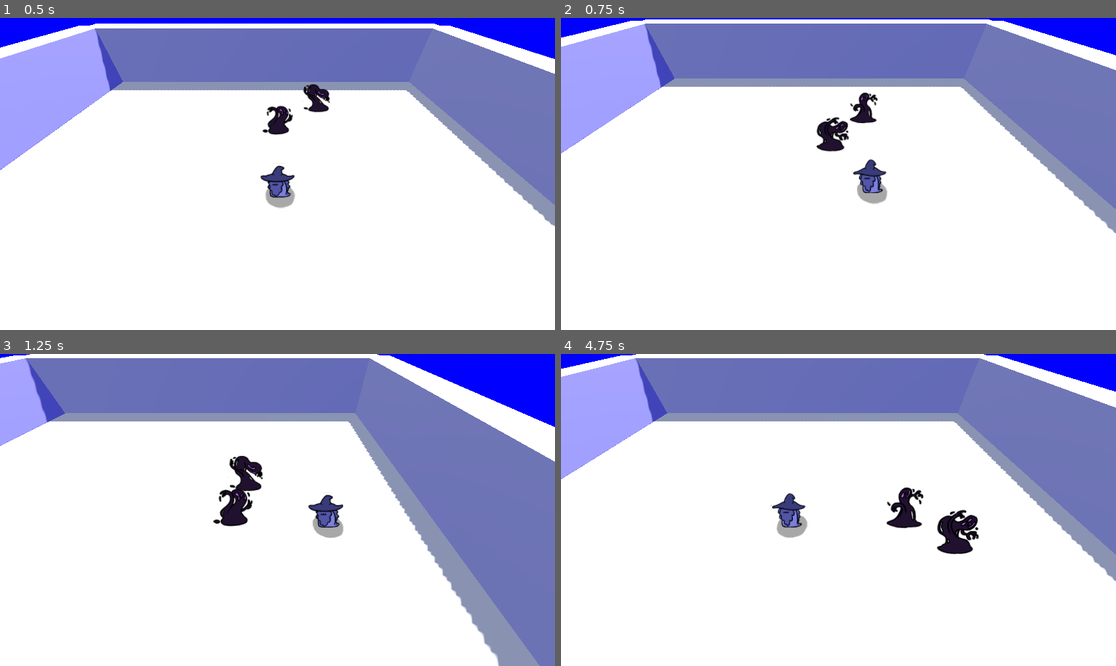
Above: before the commit, frames 1-4 (two rows, left to right).
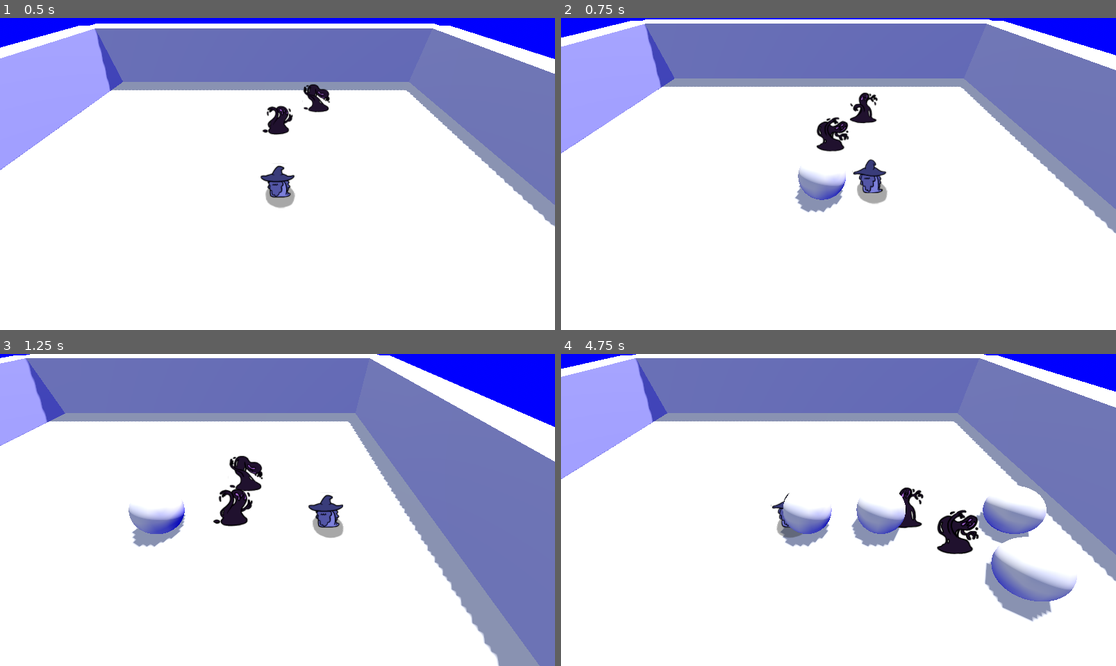
Above: after the commit, the same moments.

Repository: YhagoTomasini/GMTK_026
Game: Godot game, scene res://Scenes/world.tscn
Two runs of this game, one before a commit and one after it. Both use one fixed random seed, a clock stepped at 60 frames per second and the inputs below.
Inputs (mouse positions are in pixels of both pictures, inside the frame that each line leads up to):
- Up to frame 1 (0.5 s): no input
- Up to frame 2 (0.75 s): tap Enter (ui_accept) at 0.5 s; move the mouse to (960, 158) at 0.52 s; hold Right (ui_right) from 0.53 s (still down); hold Right mouse button (magic, bound only after the commit) from 0.53 s (still down)
- Up to frame 3 (1.25 s): keep holding Right (ui_right); keep holding Right mouse button (magic, bound only after the commit); tap Enter (ui_accept) at 0.77 s
- Up to frame 4 (4.75 s): move the mouse to (727, 525) at 1.27 s; release Right (ui_right) at 1.28 s; release Right mouse button (magic, bound only after the commit) at 1.28 s; hold Down (ui_down) 1.28-2.03 s; click (727, 525) at 1.35 s; tap Enter (ui_accept) at 1.52, 3.02, 3.77, 4.52 s; right-click (727, 525) at 1.55 s; move the mouse to (894, 441) at 2.02 s; hold Right (ui_right) 2.03-2.78 s; hold Right mouse button (magic, bound only after the commit) 2.03-2.78 s; move the mouse to (810, 572) at 2.77 s; hold Up (ui_up) 2.78-3.53 s; right-click (810, 572) at 2.85 s; move the mouse to (1005, 556) at 3.52 s; press the mouse at (1005, 556) at 3.53 s; hold Left (ui_left) from 3.53 s (still down); right-click (1005, 556) at 3.8 s; move the mouse to (672, 463) at 4.27 s; release the mouse at (672, 463) at 4.28 s; right-click (672, 463) at 4.35 s

Frame 1 is identical in both runs. In frame 2, 0.9% of the frame differs, in the area x 42-52%, y 48-63%; in frame 3, 1.0%; in frame 4, 5.3%, in the area x 39-93%, y 42-86%.

Commit message:
testes de magia

Diff:
--- /dev/null
+++ b/gmtk-026/Prefabs/Magic/fireball.tscn
@@ -0,0 +1,16 @@
+[gd_scene load_steps=4 format=3 uid="uid://c0jdlywdd6iy5"]
+
+[ext_resource type="Script" uid="uid://h26kroqyeb2o" path="res://Scripts/fireball.gd" id="1_8uf5a"]
+
+[sub_resource type="SphereMesh" id="SphereMesh_rxm5v"]
+
+[sub_resource type="SphereShape3D" id="SphereShape3D_8uf5a"]
+
+[node name="fireball" type="Area3D"]
+script = ExtResource("1_8uf5a")
+
+[node name="MeshInstance3D" type="MeshInstance3D" parent="."]
+mesh = SubResource("SphereMesh_rxm5v")
+
+[node name="CollisionShape3D" type="CollisionShape3D" parent="."]
+shape = SubResource("SphereShape3D_8uf5a")
--- a/gmtk-026/Prefabs/player.tscn
+++ b/gmtk-026/Prefabs/player.tscn
@@ -1,6 +1,7 @@
-[gd_scene load_steps=13 format=3 uid="uid://d0tch211y343j"]
+[gd_scene load_steps=14 format=3 uid="uid://d0tch211y343j"]
 
 [ext_resource type="Script" uid="uid://ce0sp0rllv88i" path="res://Scripts/Main_character.gd" id="1_2nftw"]
+[ext_resource type="PackedScene" uid="uid://c0jdlywdd6iy5" path="res://Prefabs/Magic/fireball.tscn" id="2_hck1p"]
 [ext_resource type="Texture2D" uid="uid://cfkl6r3ab47hw" path="res://Assets/spritesheet.png" id="3_2nftw"]
 [ext_resource type="Script" uid="uid://cs2c740wtcxfj" path="res://Scripts/fists_area.gd" id="4_2nftw"]
 [ext_resource type="Script" uid="uid://bqenbxwtndjxk" path="res://Scripts/Look_at_camera.gd" id="4_juxdh"]
@@ -51,6 +52,7 @@
 [node name="player" type="CharacterBody3D" node_paths=PackedStringArray("fists")]
 script = ExtResource("1_2nftw")
 fists = NodePath("fists_area")
+fireball_scene = ExtResource("2_hck1p")
 
 [node name="CollisionShape3D" type="CollisionShape3D" parent="."]
 transform = Transform3D(0.745, 0, 0, 0, 0.745, 0, 0, 0, 0.745, 0, 0, 0)
--- a/gmtk-026/Scripts/Main_character.gd
+++ b/gmtk-026/Scripts/Main_character.gd
@@ -3,9 +3,11 @@
 
 const SPEED = 5.0
 const JUMP_VELOCITY = 4.5
+var direction
 
 @export var fists : Area3D
 @onready var sprite_3d: Sprite3D = $fists_area/Sprite3D
+@export var fireball_scene : PackedScene
 
 func _physics_process(delta: float) -> void:
 	## A.
@@ -18,7 +20,8 @@
 	# Get the input direction and handle the movement/deceleration.
 	# As good practice, you should replace UI actions with custom gameplay actions.
 	var input_dir := Input.get_vector("ui_left", "ui_right", "ui_up", "ui_down")
-	var direction := Vector3(input_dir.x, 0, input_dir.y).normalized()
+	direction = Vector3(input_dir.x, 0, input_dir.y).normalized()
+
 	if direction:
 		velocity.x = direction.x * SPEED
 		velocity.z = direction.z * SPEED
@@ -41,6 +44,14 @@
 		sprite_3d.visible = false
 		fists.monitoring = false
 
+	if event.is_action_pressed("magic"):
+		casting()
+
+func casting():
+	var fireball_instance = fireball_scene.instantiate()
+	get_tree().current_scene.add_child(fireball_instance)
+	fireball_instance.global_position = global_position
+
 
 func _on_fists_area_body_entered(body: Node3D) -> void:
 	body.takeDamage()
--- /dev/null
+++ b/gmtk-026/Scripts/fireball.gd
@@ -0,0 +1 @@
+extends Area3D
--- a/gmtk-026/project.godot
+++ b/gmtk-026/project.godot
@@ -62,6 +62,11 @@
 "events": [Object(InputEventMouseButton,"resource_local_to_scene":false,"resource_name":"","device":-1,"window_id":0,"a …(253 unchanged characters)…
 ]
 }
+magic={
+"deadzone": 0.2,
+"events": [Object(InputEventMouseButton,"resource_local_to_scene":false,"resource_name":"","device":-1,"window_id":0,"alt_pressed":false,"shift_pressed":false,"ctrl_pressed":false,"meta_pressed":false,"button_mask":0,"position":Vector2(0, 0),"global_position":Vector2(0, 0),"factor":1.0,"button_index":2,"canceled":false,"pressed":false,"double_click":false,"script":null)
+]
+}
 
 [rendering]
 
Not shown, added: gmtk-026/Scripts/fireball.gd.uid
